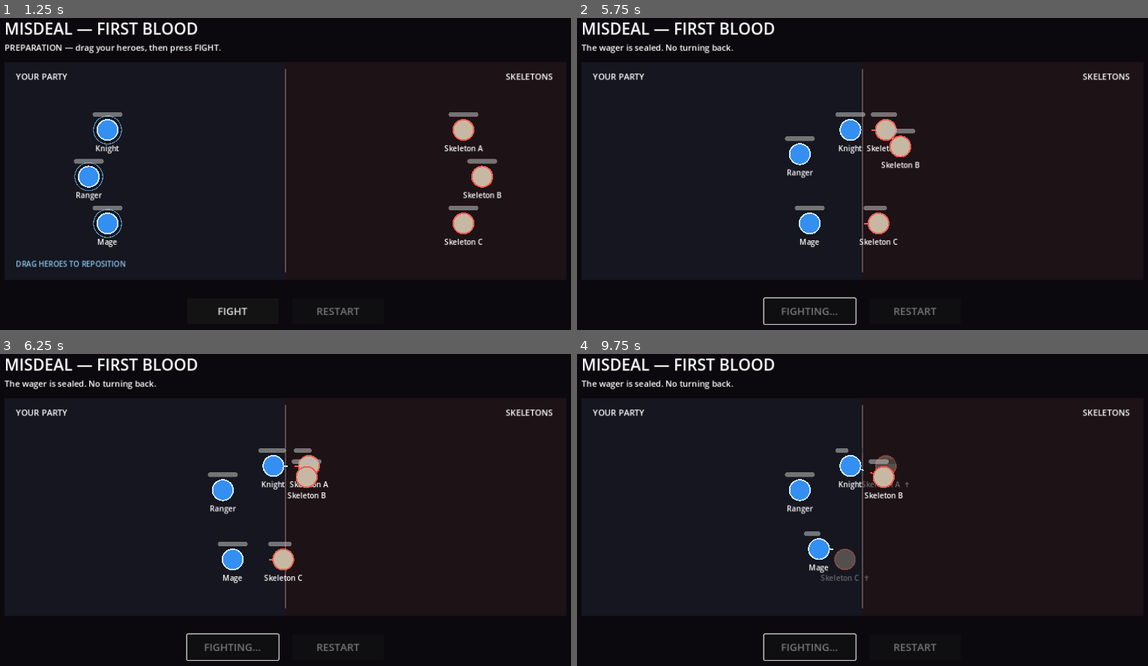
Above: before the commit, frames 1-4 (two rows, left to right).
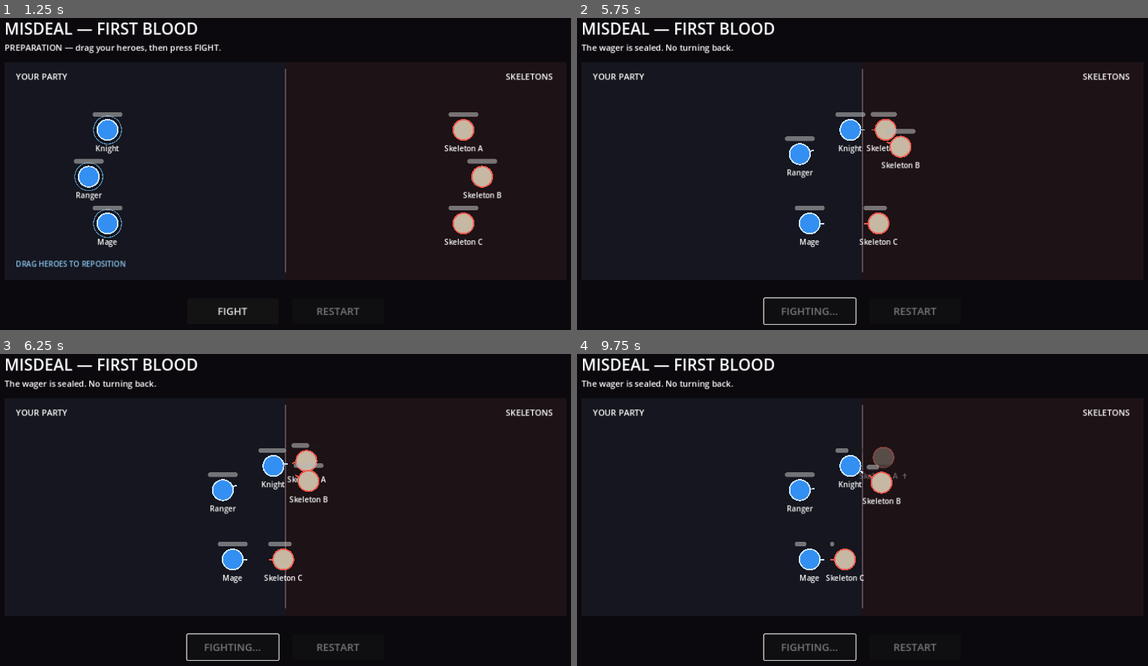
Above: after the commit, the same moments.

Repository: zampolit73/Misdeal
Game: Godot game, scene res://scenes/main/main.tscn
Same seed, same stepped clock (60 frames per second), same inputs: the game is played once before the commit and once after it.
Inputs (mouse positions are in pixels of both pictures, inside the frame that each line leads up to):
- Up to frame 1 (1.25 s): click "ENTER THE GAME" at 0.5 s
- Up to frame 2 (5.75 s): click "FIGHT" at 1.25 s; move the mouse to (993, 158) at 2.02 s; click (993, 158) at 2.17 s; drag from (742, 192) to (833, 242) at 2.77 s; move the mouse to (919, 99) at 3.52 s; click (919, 99) at 3.67 s; drag from (833, 242) to (685, 124) at 4.27 s; move the mouse to (1039, 223) at 5.02 s; click (1039, 223) at 5.17 s
- Up to frame 3 (6.25 s): drag from (108, 460) to (194, 425) at 5.77 s
- Up to frame 4 (9.75 s): move the mouse to (891, 510) at 6.52 s; click (891, 510) at 6.67 s; tap Enter at 7.25, 8.75 s; drag from (771, 425) to (742, 528) at 7.27 s; tap Space at 8 s; move the mouse to (993, 494) at 8.02 s; click (993, 494) at 8.17 s; drag from (742, 528) to (833, 578) at 8.77 s; move the mouse to (919, 435) at 9.52 s; click (919, 435) at 9.67 s

Frame 1 is identical in both runs. In frame 2, 0.1% of the frame differs, in the area x 40-60%, y 29-67%; in frame 3, 0.6%; in frame 4, 1.5%, in the area x 38-59%, y 29-74%.

Commit message:
Add combat unit separation steering

Diff:
--- a/scripts/battle/unit.gd
+++ b/scripts/battle/unit.gd
@@ -12,6 +12,8 @@
 @export var attack_range: float = 54.0
 @export var move_speed: float = 90.0
 @export var body_radius: float = 22.0
+@export var separation_padding: float = 10.0
+@export var separation_strength: float = 120.0
 
 var hp: float
 var combat_started := false
@@ -117,21 +119,50 @@
 	if not _is_valid_target(target):
 		target = _find_nearest_enemy()
 
-	if target == null:
-		return
-
-	var distance := global_position.distance_to(target.global_position)
-	var desired_range := attack_range + target.body_radius
-
-	if distance > desired_range:
-		var direction := global_position.direction_to(target.global_position)
-		position += direction * move_speed * delta
-	else:
-		attack_cooldown -= delta
-		if attack_cooldown <= 0.0:
-			_attack_target()
-
+	var velocity := _get_separation_velocity()
+
+	if target != null:
+		var distance := global_position.distance_to(target.global_position)
+		var desired_range := attack_range + target.body_radius
+
+		if distance > desired_range:
+			var direction := global_position.direction_to(target.global_position)
+			velocity += direction * move_speed
+		else:
+			attack_cooldown -= delta
+			if attack_cooldown <= 0.0:
+				_attack_target()
+
+	position += velocity.limit_length(move_speed * 1.35) * delta
 	z_index = int(position.y)
+	queue_redraw()
+
+func _get_separation_velocity() -> Vector2:
+	var separation := Vector2.ZERO
+
+	for node in get_tree().get_nodes_in_group("combat_units"):
+		if not node is BattleUnit:
+			continue
+
+		var unit := node as BattleUnit
+		if unit == self or not unit.alive:
+			continue
+
+		var offset := position - unit.position
+		var distance := offset.length()
+		var minimum_distance := body_radius + unit.body_radius + separation_padding
+
+		if distance >= minimum_distance:
+			continue
+
+		if distance < 0.001:
+			offset = Vector2.LEFT if get_instance_id() < unit.get_instance_id() else Vector2.RIGHT
+			distance = 0.001
+
+		var overlap_ratio := (minimum_distance - distance) / minimum_distance
+		separation += offset.normalized() * separation_strength * overlap_ratio
+
+	return separation
 
 func _is_valid_target(candidate: BattleUnit) -> bool:
 	return candidate != null and is_instance_valid(candidate) and candidate.alive and candidate.team != team
